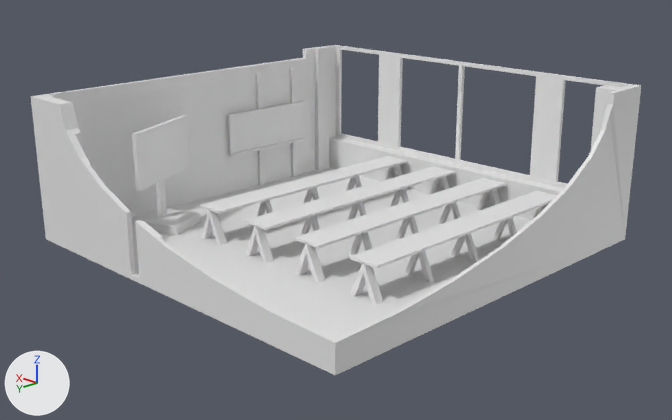
Two versions of the Blender file Blender/Room.blend, one commit apart.
Camera for both pictures: a camera (50 mm lens) standing at (-13.09, 13.07, 6.46) and looking at (-0.21, 0.19, 0.7). Every picture has the same lights, and +X, +Y and +Z are marked at lower left.

Objects in the first picture: 'Fensterbrett', 'MainRoom', 'Piller1', 'Piller2', 'Piller3', 'RandomTürverdeck', 'Reihe1', 'Reihe2', 'Reihe3', 'Reihe4', 'Tafel', 'Whiteboard', 'Whiteboardfoot'.
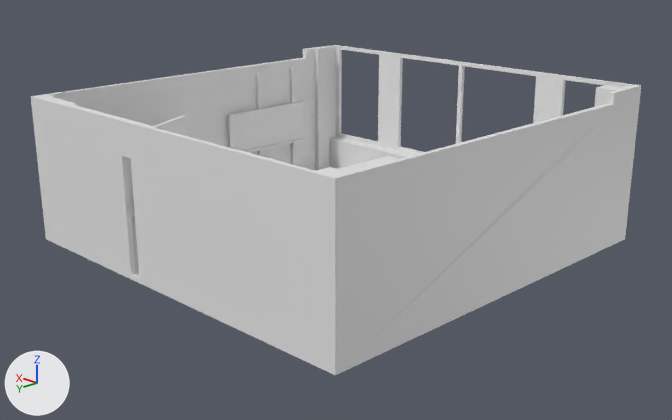
ob_cutout is not drawn itself; it is used by a modifier of ob_mainroom, ob_piller3, ob_randomtürverdeck, ob_randomspacer.

Changed parts and their boxes [x1, y1, x2, y2] in the pictures (672 x 420 px):
'MainRoom', modifiers changed, reshaped: [31, 45, 641, 375] in both
'Piller3', modifiers changed, reshaped: before [317, 325, 348, 339]; after [316, 167, 348, 176]
'Reihe1', unchanged, covered by the edit: before [350, 190, 557, 305]
'Reihe4', unchanged, covered by the edit: before [294, 178, 506, 283]
'Fensterbrett', unchanged, covered by the edit: before [329, 136, 564, 220]; after [329, 136, 416, 169]
'Reihe2', unchanged, covered by the edit: before [244, 166, 455, 263]

Diff of the bpy script that builds the scene:
```diff
--- a/Blender/Room.blend.py
+++ b/Blender/Room.blend.py
@@ ob_mainroom @@
 _m = ob_mainroom.modifiers.new('Boolean.001', 'BOOLEAN')
-_m.object = ob_cutout
 _m = ob_mainroom.modifiers.new('Boolean.002', 'BOOLEAN')
@@ ob_piller3 @@
 _m = ob_piller3.modifiers.new('Boolean', 'BOOLEAN')
-_m.object = ob_cutout
@@ ob_randomtürverdeck @@
 _m = ob_randomtürverdeck.modifiers.new('Boolean.002', 'BOOLEAN')
-_m.object = ob_cutout
@@ ob_cutout @@
 ob_cutout = bpy.data.objects.new('cutout', me_sphere)
-ob_cutout.location = (-4.315, 4.315, 3.0)
+ob_cutout.location = (-4.687, 6.184, 3.0)
 ob_cutout.scale = (7.5, 7.5, 2.5)
```
